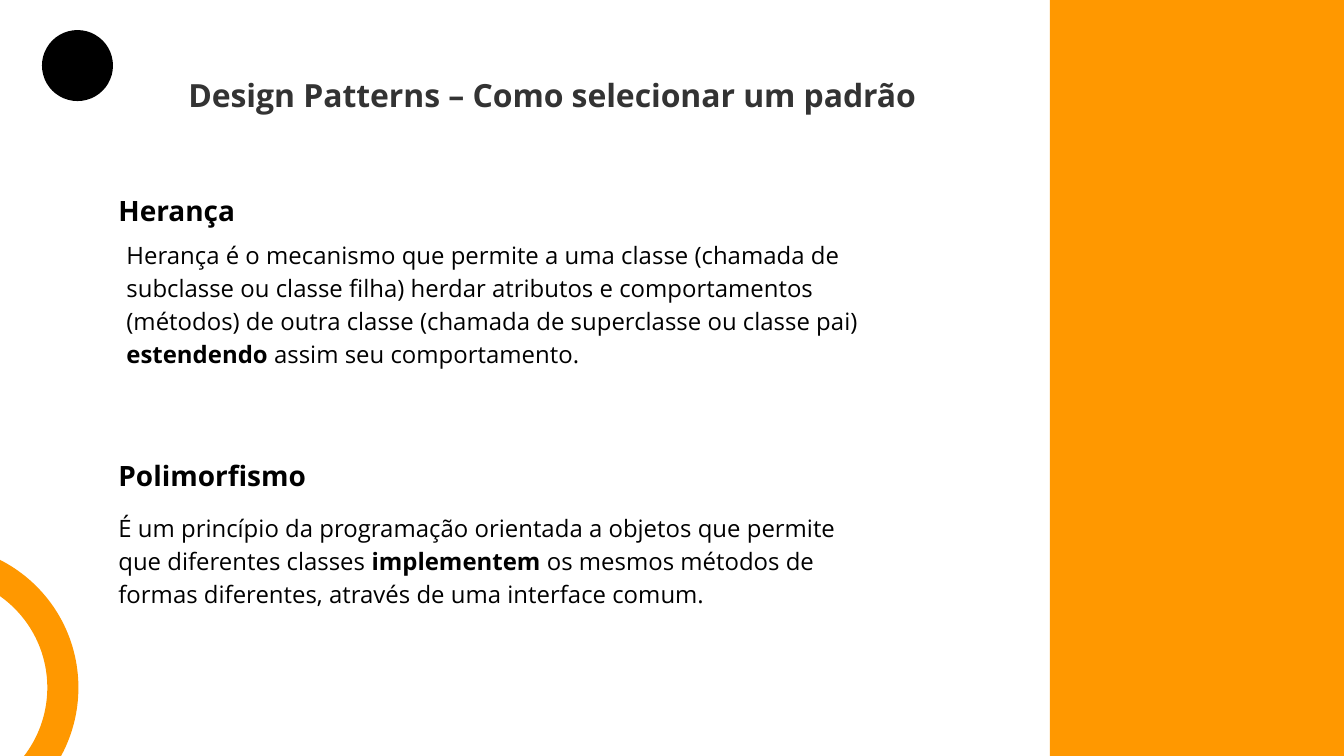
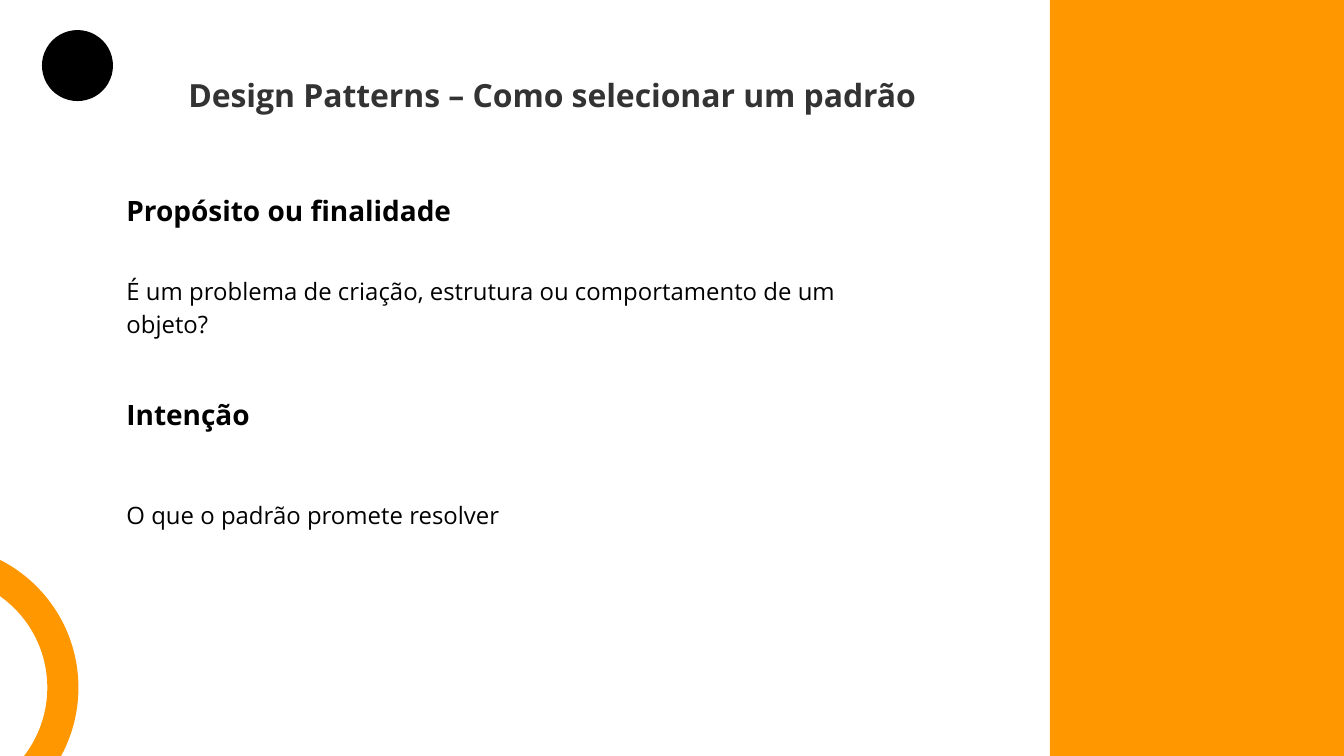
Before and after one commit to brunoduartec/workshops, a slide deck: slide 7 of Design Patterns/Design Patterns.pptx (slide 6 before the commit). Drawn at 1344x756 pixels with LibreOffice and Linux fonts; fonts in the diff are those of the drawing. Boxes give left, top, right and bottom in pixels: in the first picture for what was removed or moved away, otherwise in the second. Text is boxed around its words. In the diff, an @@ line names an element or a change of style, - is before the commit and + after.

```diff
--- a/Design Patterns/Design Patterns.pptx
+++ b/Design Patterns/Design Patterns.pptx
@@ text at (126,199,451,228): text changed @@
-Herança
+Propósito ou finalidade
@@ text at (126,278,835,339): text changed @@
-Herança é o mecanismo que permite a uma classe (chamada de subclasse ou classe filha) herdar atributos e comportamentos (métodos) de outra classe (chamada de superclasse ou classe pai) estendendo assim seu comportamento.
+É um problema de criação, estrutura ou comportamento de um objeto?
@@ text added at (126,403,249,432), 15 pt, text #000000, bold @@
+Intenção
@@ text removed at (118,464,305,487) @@
-Polimorfismo
@@ text added at (126,505,499,530), 12.8 pt, text #000000 @@
+O que o padrão promete resolver
@@ text removed at (118,515,835,606) @@
-É um princípio da programação orientada a objetos que permite que diferentes classes implementem os mesmos métodos de formas diferentes, através de uma interface comum.
```
Also in this commit, not shown: 3 other slides changed, 6 slides added, 10 slides removed, 3 other files.
